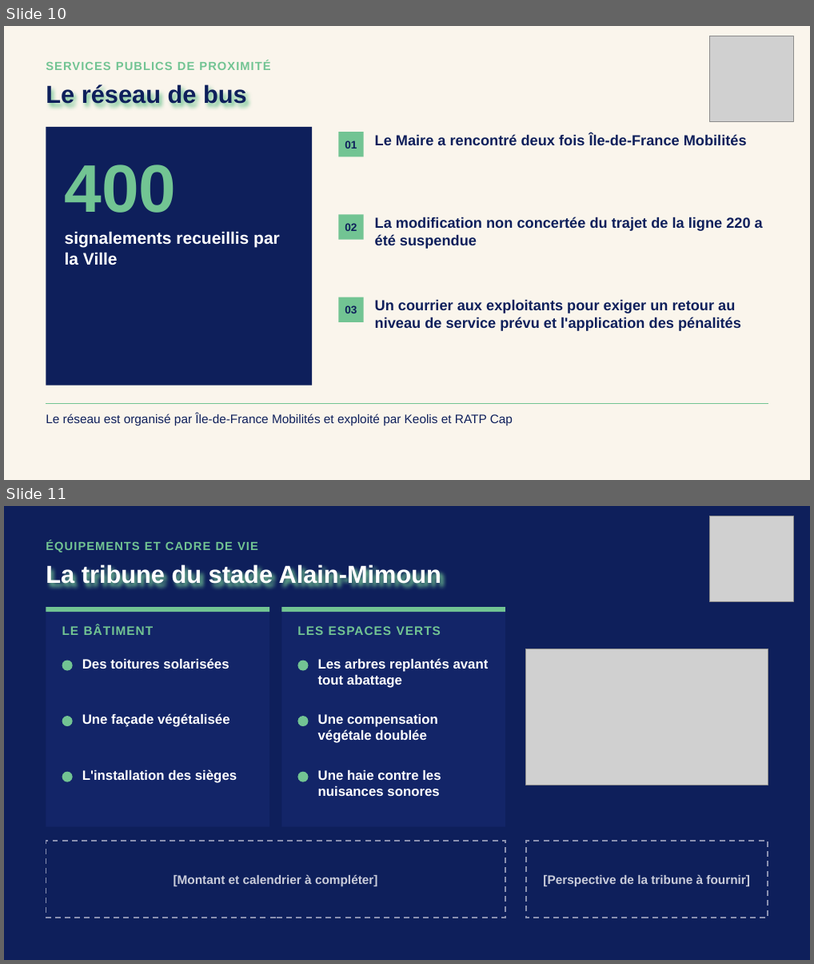
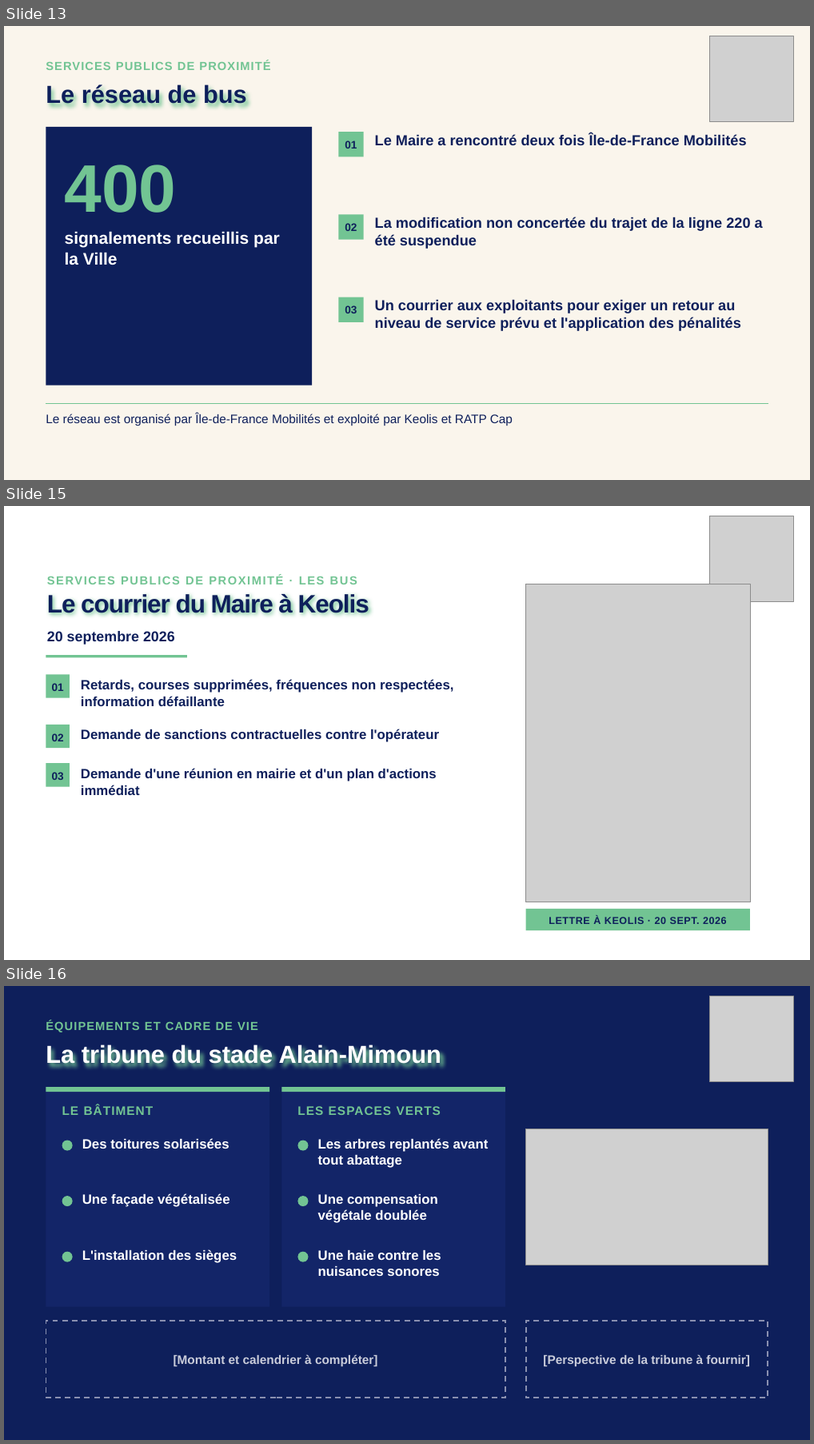
Before and after one commit to benjaminboussemart74-design/Operation_robespierre, a slide deck: reunion_richardets_2026-10-14/PPT_Richardets_V1.pptx. Shown one above the other, each under a label of ours: slides 10 and 11 before the commit, slides 13, 15 and 16 after it; the slides between them are not shown. The pictures are 814x964 and 814x1444 pixels, drawn with LibreOffice and Linux fonts; fonts in the diff are those of the drawing; grey boxes stand for pictures. Boxes give left, top, right and bottom in pixels: in the first picture for what was removed or moved away, otherwise in the second. Text is boxed around its words. In the diff, an @@ line names an element or a change of style, - is before the commit and + after.

```diff
--- a/reunion_richardets_2026-10-14/PPT_Richardets_V1.pptx
+++ b/reunion_richardets_2026-10-14/PPT_Richardets_V1.pptx
@@ slide 15 added at (4,506,810,960), background #FFFFFF @@
@@ picture added at (710,516,794,601) @@
@@ text added at (46,572,508,588), 21 pt, text #72C493, bold @@
+SERVICES PUBLICS DE PROXIMITÉ · LES BUS
@@ text added at (47,592,370,617), 45 pt, text #0E1F5B, bold @@
+Le courrier du Maire à Keolis
@@ picture added at (526,584,750,902) @@
@@ text added at (47,631,175,644), 25.5 pt, text #0E1F5B, bold @@
+20 septembre 2026
@@ rectangle added at (46,655,187,657), fill #72C493 @@
@@ rectangle added at (46,674,70,697), fill #72C493 @@
@@ text added at (52,683,64,691), 19.5 pt, text #0E1F5B, bold @@
+01
@@ text added at (81,679,454,706), 24 pt, text #0E1F5B, bold @@
+Retards, courses supprimées, fréquences non respectées, information défaillante
@@ rectangle added at (46,724,70,748), fill #72C493 @@
@@ text added at (52,733,64,741), 19.5 pt, text #0E1F5B, bold @@
+02
@@ text added at (81,728,439,742), 24 pt, text #0E1F5B, bold @@
+Demande de sanctions contractuelles contre l'opérateur
@@ rectangle added at (46,763,70,786), fill #72C493 @@
@@ text added at (81,768,437,795), 24 pt, text #0E1F5B, bold @@
+Demande d'une réunion en mairie et d'un plan d'actions immédiat
@@ text added at (52,772,64,780), 19.5 pt, text #0E1F5B, bold @@
+03
@@ rectangle added at (526,908,750,930), fill #72C493 @@
@@ text added at (549,916,727,924), 18 pt, text #0E1F5B, bold @@
+LETTRE À KEOLIS · 20 SEPT. 2026
@@ what was slide 10 is now slide 13 @@
@@ what was slide 11 is now slide 16 @@
```
Also in this commit, not shown: 1 slide changed, 5 other slides added, 2 other files.
